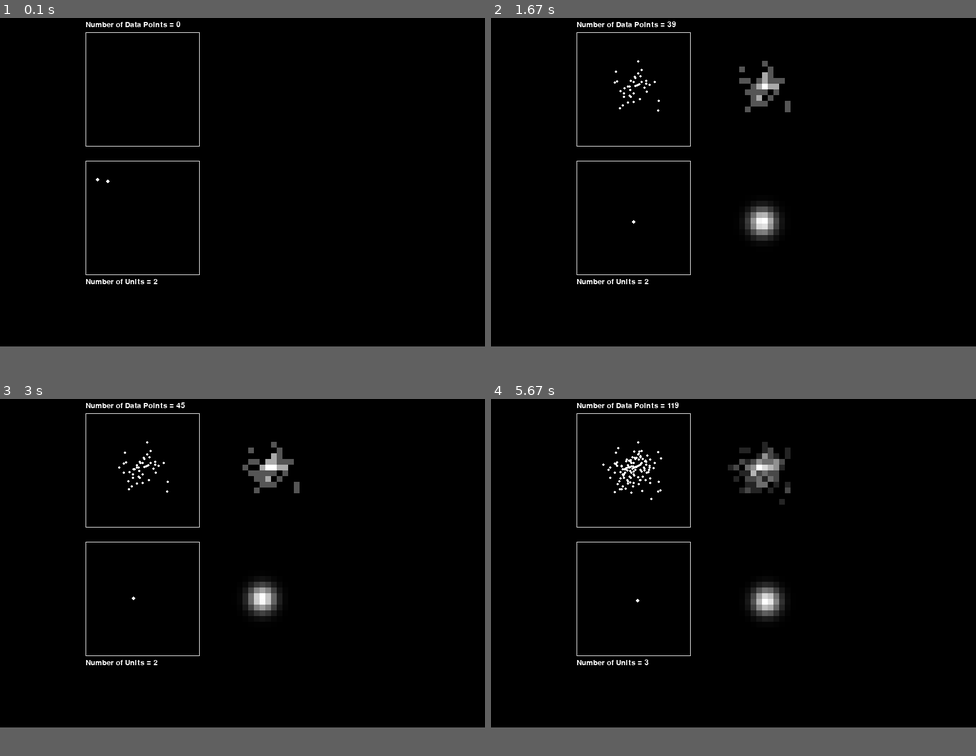
Above: before the commit, frames 1-4 (two rows, left to right).
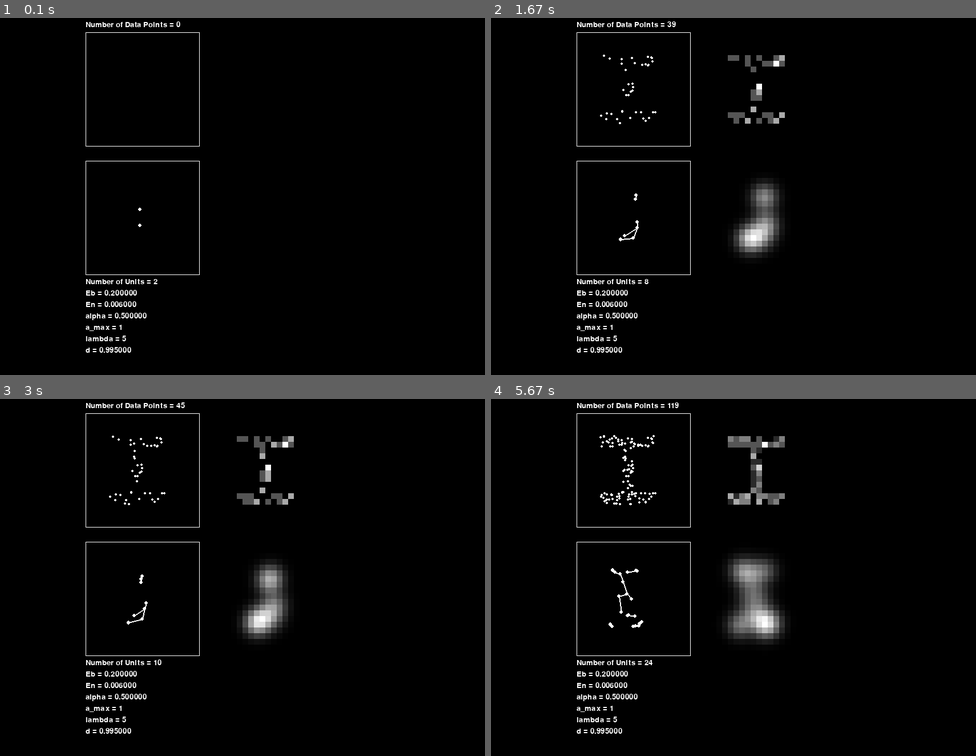
Above: after the commit, the same moments.

Repository: LukeDickerson19/Neural-Gas
Game: pygame game, started from driver.py
Two runs of this game, one before a commit and one after it. Both use one fixed random seed, a clock stepped at 60 frames per second and the inputs below. The source is Python 2; it was converted automatically to run under Python 3.
Inputs (mouse positions are in pixels of both pictures, inside the frame that each line leads up to):
- Up to frame 1 (0.1 s): no input
- Up to frame 2 (1.67 s): tap Space at 0.33 s; tap Enter at 0.67 s; right-click (782, 271) at 1.55 s
- Up to frame 3 (3 s): tap Space at 1.83 s
- Up to frame 4 (5.67 s): tap Space at 3.17 s
In our replay, the window is 850x600 before the commit and 850x650 after it. These sizes can differ from the game's own. Grey fills any space a smaller window leaves; there, only what the larger window draws over its background counts as a difference.

The runs differ from the first frame. In frame 1, 0.5% of the frame differs, in the area x 17-31%, y 44-94%; in frame 2, 3.0%; in frame 3, 3.3%; in frame 4, 5.1%, in the area x 17-62%, y 10-94%.

Commit message:
made new topology, and hyperparameter display

Diff:
--- a/driver.py
+++ b/driver.py
@@ -15,11 +15,25 @@
 
         SHORT TERM (now):
 
-            make mse histogram
-            display mse histogram far away and next to neural gas histogram
-            look up ways to convert neural gas to histogram
-                the value of each bin needs to be a fraction x / y
-                just like a regular hist, this bin over total
+            need to experiment with neural gas
+            hyper parameters, and look at its update code
+            to figure out what is going on
+                why aren't units deleted faster when a_max is 1?
+
+            once you have a deeper understanding of it
+            make a new video with new hyper parameter output for 2d normal dist.
+            make a video or image of I topology
+                1 with standard hyper parameters
+                1 with modified ones
+                    the current hyper parameters make a pretty
+                    good neural gas whe the number of data points reaches about 600
+                        if the std of the gas histogram was
+                        based off the neighbors as it wraps arounds
+                        the mean in 2d maybe it could represent it really well
+                then say:
+                    the hyper-parameters of the neural gas seem to basically create a
+                    trade off of accuracy of data representation with speed and memory
+                    usage
 
             make neural gas histogram
                 how are we going to make the
@@ -48,6 +62,10 @@
 
                             ... wtf this doesnt use the edges at all!
 
+                    maybe we could increase the probability for areas enclosed
+                    by edges
+
+
         MEDIUM TERM (later):
 
             I want GUI display of network that:
@@ -116,10 +134,33 @@
 
         self.s = 10 # s = the number of pixels a bin of the histogram is wide and tall
 
+        # draw non changing images
+        self.draw_text_in_simulation(
+            str('Eb = %f' % model.neural_gas.Eb),
+            150, 50 + 2*model.b * self.s + 50, 20, pygame.Color('white'))
+        self.draw_text_in_simulation(
+            str('En = %f' % model.neural_gas.En),
+            150, 50 + 2*model.b * self.s + 70, 20, pygame.Color('white'))
+        self.draw_text_in_simulation(
+            str('alpha = %f' % model.neural_gas.alpha),
+            150, 50 + 2*model.b * self.s + 90, 20, pygame.Color('white'))
+        self.draw_text_in_simulation(
+            str('a_max = %d' % model.neural_gas.a_max),
+            150, 50 + 2*model.b * self.s + 110, 20, pygame.Color('white'))
+        self.draw_text_in_simulation(
+            str('lambda = %d' % model.neural_gas.lmbda),
+            150, 50 + 2*model.b * self.s + 130, 20, pygame.Color('white'))
+        self.draw_text_in_simulation(
+            str('d = %f' % model.neural_gas.d),
+            150, 50 + 2*model.b * self.s + 150, 20, pygame.Color('white'))
+
     def draw_simulation(self):
 
         # fill background
-        self.surface.fill(pygame.Color('black'))
+        # self.surface.fill(pygame.Color('black'))
+        # clear parts that are changing
+        pygame.draw.rect(self.surface, pygame.Color('black'),
+            [149, 29, 2 * model.b * self.s + 25, 2 * model.b * self.s + 65])
 
         #pygame.draw.circle(self.surface, pygame.Color('green'), (50,50), 10)
         #pygame.draw.line(self.surface,   (255,255,255), (10, 20), (30, 40), 4) # (start_x, start_y), (end_x, end_y), width
@@ -277,7 +318,14 @@
         self.max_y, self.min_y = 10, 0
         self.mu_y, self.std_y = (self.max_y - self.min_y) / 2, ((self.max_y - self.min_y) / 2 ) / 3
 
-        self.R  = (self.min_x, self.min_y, self.max_x, self.max_y)
+        self.R = (self.min_x, self.min_y, self.max_x, self.max_y) # region of 2d space
+        # self.topology = [self.R] # entire space
+        self.topology = [
+            (2, 2, 7, 3),
+            (4, 3, 5, 7),
+            (2, 7, 7, 8)
+        ] # I-beam shaped topology
+        self.distribution = 'uniform'
 
         self.b = 20 # b = the number of bins the histogram is wide and tall
         self.raw_histogram = [[0 for x in range(self.b)] for y in range(self.b)]
@@ -288,7 +336,6 @@
         self.gas_histogram = [[0 for x in range(self.b)] for y in range(self.b)]
         self.gas_std_dev = 0.75
 
-
         # mean squared error histogram
         self.mse_histogram = [[0 for x in range(self.b)] for y in range(self.b)]
 
@@ -299,9 +346,8 @@
 
         # create new data point in 2d normal distribution
         new_data_point = random2dPoint(
-            self.min_x, self.max_x, self.mu_x, self.std_x,
-            self.min_y, self.max_y, self.mu_y, self.std_y,
-            'normal')
+            self.distribution, self.topology, self.R,
+            self.mu_x, self.std_x, self.mu_y, self.std_y)
 
         # add it to list of data
         self.raw_data.add_vertex(new_data_point)
@@ -341,6 +387,9 @@
                     bin_x = i * ((float(self.max_x) - self.min_x) / self.b)
                     bin_y = j * ((float(self.max_y) - self.min_y) / self.b)
                     self.gas_histogram[j][i] += normpdf(dist(u, (bin_x+half_bin_width,bin_y+half_bin_height)), 0, self.gas_std_dev)
+
+        # k nearest neighbors
+        k = 3
 
     def scaled_histogram(self, hist):
 
@@ -426,7 +475,7 @@
 
     pygame.init()
 
-    SCREEN_SIZE = (850, 600)
+    SCREEN_SIZE = (850, 650)
     model = Model(SCREEN_SIZE[0], SCREEN_SIZE[1])
     view = PyGameView(model, SCREEN_SIZE)
     controller = PyGameKeyboardController()
--- a/neural_gas.py
+++ b/neural_gas.py
@@ -11,31 +11,29 @@
 	# b is a tuple: (x, y)
 	return math.sqrt((a.pos[0] - b[0])**2 + (a.pos[1] - b[1])**2)
 def random2dPoint(
-	min_x, max_x, mu_x, std_x,
-	min_y, max_y, mu_y, std_y,
-	distribution):
-
+	distribution, topology, R,
+	mu_x, std_x, mu_y, std_y):
+
+	x, y = -1.0, -1.0
 	if distribution == 'uniform':
-	    x = np.random.uniform(mu_x, std_x, 1)[0]
-	    if x > max_x: x = max_x
-	    if x < min_x: x = min_x
-	    y = np.random.uniform(mu_x, std_x, 1)[0]
-	    if y > max_y: y = max_y
-	    if y < min_y: y = min_y
-
+		while not point_in_topology(x, y, topology):
+		    x = np.random.uniform(R[0], R[2], 1)[0]
+		    y = np.random.uniform(R[1], R[3], 1)[0]
 	elif distribution == 'normal':
-	    x = np.random.normal(mu_x, std_x, 1)[0]
-	    if x > max_x: x = max_x
-	    if x < min_x: x = min_x
-	    y = np.random.normal(mu_x, std_x, 1)[0]
-	    if y > max_y: y = max_y
-	    if y < min_y: y = min_y
-
+		while not point_in_topology(x, y, topology):
+		    x = np.random.normal(mu_x, std_x, 1)[0]
+		    y = np.random.normal(mu_x, std_x, 1)[0]
 	else:
 		print 'invalid distribution. must be: \'uniform\' or \'normal\''
 		sys.exit()
 
 	return (x, y)
+def point_in_topology(x, y, topology):
+	# topology = [(x_min, y_min, x_max, y_max), ... ]
+	return any(map(lambda region:
+			region[0] <= x and x <= region[2] and
+			region[1] <= y and y <= region[3],
+		topology))
 def normpdf(x, mean, sd):
     # curtesy of: https://stackoverflow.com/questions/12412895/calculate-probability-in-normal-distribution-given-mean-std-in-python
     # future optimization: https://docs.scipy.org/doc/scipy/reference/generated/scipy.stats.norm.html
@@ -170,23 +168,22 @@
 		self.graph = {}
 
 		# add points a and b
-		a = random2dPoint(
-            model.min_x, model.max_x, model.mu_x, model.std_x,
-            model.min_y, model.max_y, model.mu_y, model.std_y,
-            'uniform')
-		b = random2dPoint(
-            model.min_x, model.max_x, model.mu_x, model.std_x,
-            model.min_y, model.max_y, model.mu_y, model.std_y,
-            'uniform')
+		a = new_data_point = random2dPoint(
+            'normal', model.topology, model.R,
+            model.mu_x, model.std_x, model.mu_y, model.std_y)
+		b = new_data_point = random2dPoint(
+            'normal', model.topology, model.R,
+            model.mu_x, model.std_x, model.mu_y, model.std_y)
+
 		self.add_unit(a)
 		self.add_unit(b)
 
 		self.Eb = 0.2
 		self.En = 0.006
 		self.alpha = 0.5
-		self.a_max = 50 # max age an edge can have
+		self.a_max = 1 # max age an edge can have
 		self.num_input_signals = 0
-		self.lmbda = 100
+		self.lmbda = 5 # number of units * lmbda =(approx.) number of data points
 		self.d = 0.995
 
 	def update(self, new_data):
Not shown, changed: neural_gas.pyc
